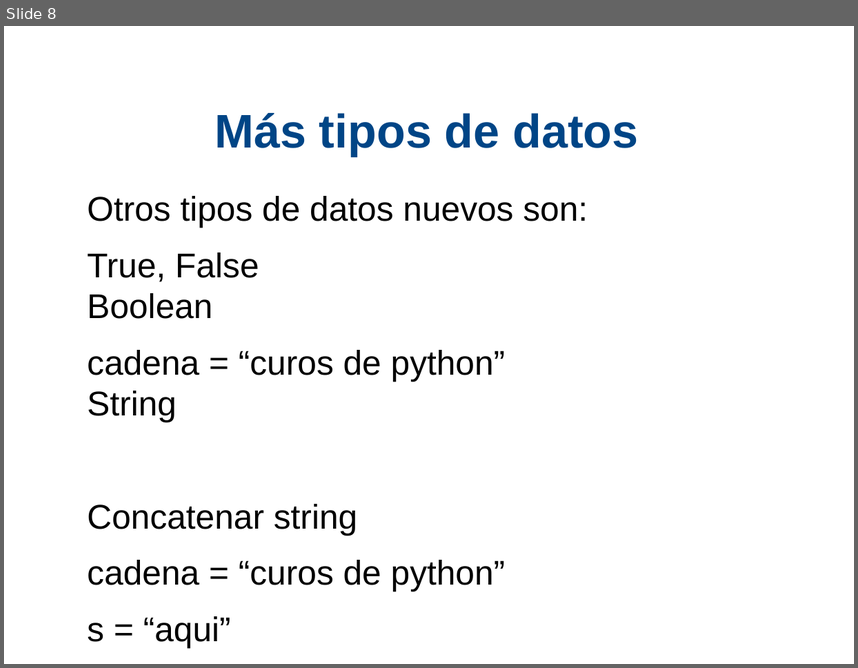
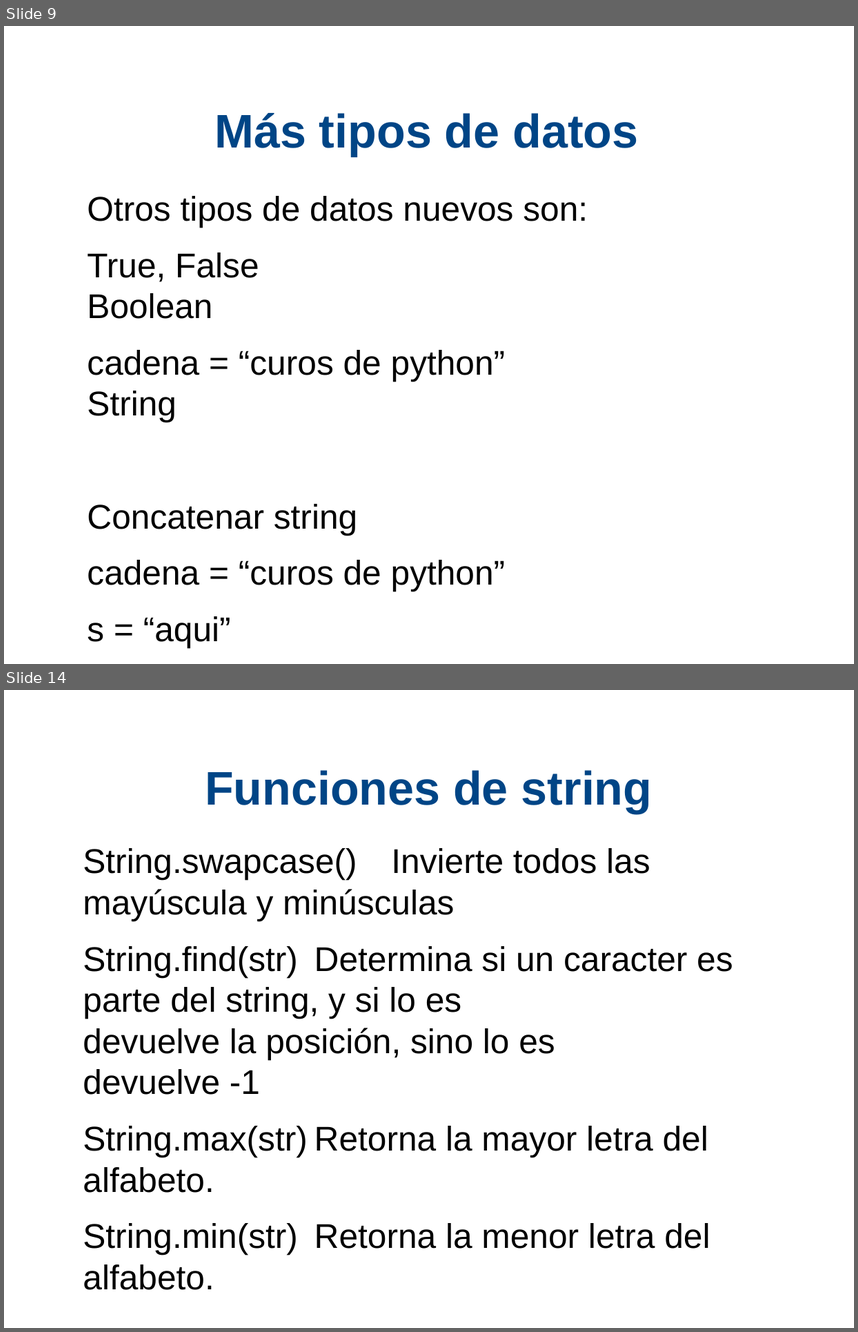
Before and after one commit to xDavidPM/Taller-Python, a slide deck: Python diapositiva.odp. Shown one above the other, each under a label of ours: slide 8 before the commit, slides 9 and 14 after it; the slides between them are not shown. The pictures are 858x668 and 858x1332 pixels, drawn with LibreOffice and Linux fonts; fonts in the diff are those of the drawing; background and template pictures are left out. Boxes give left, top, right and bottom in pixels: in the first picture for what was removed or moved away, otherwise in the second. Text is boxed around its words. In the diff, an @@ line names an element or a change of style, - is before the commit and + after.

```diff
--- a/Python diapositiva.odp
+++ b/Python diapositiva.odp
@@ slide 14 added at bbox=[4, 690, 854, 1328], background #FFFFFF @@
@@ title added at bbox=[205, 770, 653, 814], 44 pt, text #004586, bold @@
+Funciones de string
@@ text added at bbox=[83, 848, 733, 1254], 32 pt, text #000000 @@
+String.swapcase() Invierte todos las mayúscula y minúsculas
+String.find(str) Determina si un caracter es parte del string, y si lo es devuelve la posición, sino lo es devuelve -1
+String.max(str) Retorna la mayor letra del alfabeto.
+String.min(str) Retorna la menor letra del alfabeto.
@@ what was slide 8 is now slide 9 @@
```
Also in this commit, not shown: 5 slides changed, 5 other slides added, 1 slide removed, 1 other file.
